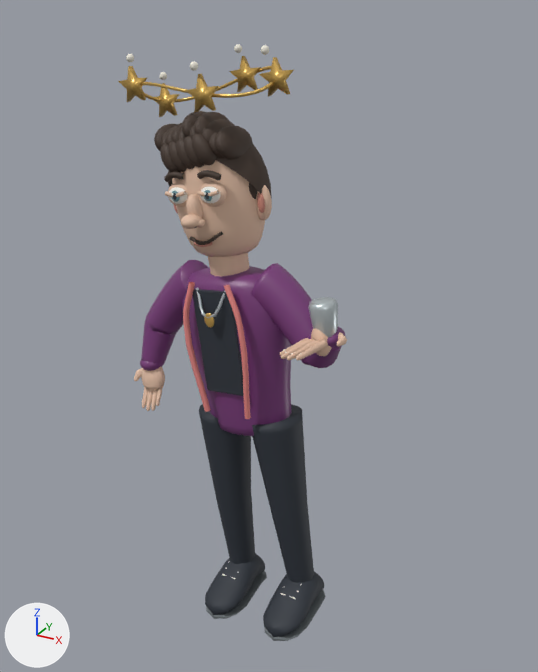
An edit to the glTF model game/public/assets/characters/trischli-warrior.glb, drawn before and after from the same camera.
Before and after are seen from a 50 mm lens placed at (2.13, -4.0, 4.21), pointed at (-0.04, -0.04, 2.23). Every picture has the same lights, and +X, +Y and +Z are marked at lower left. The older version comes first. Where no turn or scale is listed for an object, it has been applied to the vertices. Vertices at exactly the same position are counted once.

Script lines for the objects in view, before the commit:
```python
ob_trischli_warrior___separate_dizziness_vfx = bpy.data.objects.new('trischli-warrior / Separate dizziness VFX', me_cartoon_dizziness_orbit)
ob_trischli_warrior___separate_dizziness_vfx.location = (0.0, 0.0, -0.045)
ob_trischli_warrior___weighted_surfaces = bpy.data.objects.new('trischli-warrior / Weighted surfaces', me_left_continuous_trouser_hip_knee_ankle_004)
ob_trischli_warrior___weighted_surfaces.location = (0.0, 0.0, -0.045)
ob_trischli_warrior___weighted_surfaces.rotation_euler = (0.0, -0.14, -0.07)  # degrees (0, -8, -4)
```
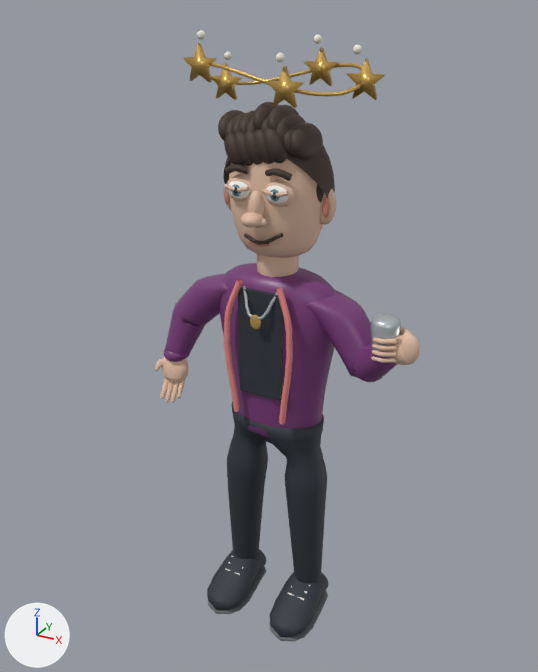
Where the newer file only moved an object's origin or applied its transform, the numbers keep the older frame.

What differs and where, as boxes [x1, y1, x2, y2] in the pictures (538 x 672 px; the box of a moved part takes in the faces that stretch with it):
'trischli-warrior / Weighted surfaces', reshaped, moved, turned: before [134, 111, 347, 641]; after [154, 102, 420, 641]
'trischli-warrior / Separate dizziness VFX', reshaped (15% wider, 7% taller): before [118, 44, 294, 117]; after [183, 30, 385, 108]
part 2 of me_left_continuous_trouser_hip_knee_ankle_004, added: after [372, 335, 402, 344]
part 3 of me_left_continuous_trouser_hip_knee_ankle_004, added: after [372, 344, 399, 351]
part 4 of me_left_continuous_trouser_hip_knee_ankle_004, added: after [399, 327, 413, 335]
part 5 of me_left_continuous_trouser_hip_knee_ankle_004, deleted: before [280, 338, 309, 356]
part 6 of me_left_continuous_trouser_hip_knee_ankle_004, moved or reshaped: before [160, 190, 347, 638]; after [194, 185, 420, 638]

Diff of the bpy script that builds the scene:
```diff
--- a/game/public/assets/characters/trischli-warrior.glb.py
+++ b/game/public/assets/characters/trischli-warrior.glb.py
@@ me_cartoon_dizziness_orbit @@
 # used by ob_trischli_warrior___separate_dizziness_vfx; location = (0.0, 0.0, -0.045)
-me_cartoon_dizziness_orbit.from_pydata(...)  # 2366 vertices, 4692 faces; spans x -1.101..0.101, y -0.264..0.31, z 3.589..4.065
+me_cartoon_dizziness_orbit.from_pydata(...)  # 2366 vertices, 4692 faces; spans x -0.546..0.649, y -0.293..0.271, z 3.74..4.142
+# me_cartoon_dizziness_orbit part 1: the whole mesh is multiplied about its middle by the matrix ((0.988, -0.069, 0.14), (0.07, 0.998, 0.0), (-0.139, 0.01, 0.99)), then moved by (0.538, -0.035, 0.077)
 me_cartoon_dizziness_orbit.materials.append(mat_satin_academic_gold)
@@ me_left_continuous_trouser_hip_knee_ankle_004 @@
 # used by ob_trischli_warrior___weighted_surfaces; location = (0.0, 0.0, -0.045); rotation_euler = (0.0, -0.14, -0.07), in degrees (0, -8, -4)
-me_left_continuous_trouser_hip_knee_ankle_004.from_pydata(...)  # 14688 vertices, 28820 faces; spans x -0.88..0.96, y -0.58..0.28, z 0.07..3.72
+me_left_continuous_trouser_hip_knee_ankle_004.from_pydata(...)  # 14427 vertices, 28314 faces; spans x -0.88..1.03, y -0.43..0.28, z 0.07..3.72
+# me_left_continuous_trouser_hip_knee_ankle_004 part 2: a new loose piece of 190 vertices spanning x 0.78..0.94, y -0.33..-0.21, z 2.47..2.51, in mat_soft_peach_skin (beige #e5c0a8)
+# me_left_continuous_trouser_hip_knee_ankle_004 part 3: a new loose piece of 190 vertices spanning x 0.78..0.94, y -0.33..-0.21, z 2.43..2.47, in mat_soft_peach_skin (beige #e5c0a8)
+# me_left_continuous_trouser_hip_knee_ankle_004 part 4: a new loose piece of 180 vertices spanning x 0.78..0.98, y -0.23..-0.11, z 2.46..2.53, in mat_soft_peach_skin (beige #e5c0a8)
+# me_left_continuous_trouser_hip_knee_ankle_004 part 5: the loose piece of 160 vertices spanning x 0.68..0.75, y -0.53..-0.29, z 2.34..2.38 is deleted
+# me_left_continuous_trouser_hip_knee_ankle_004 part 6: 775 vertices moved from x -0.58..0.96, y -0.43..0.19, z 0.1..3.57 to x -0.58..0.96, y -0.43..0.22, z 0.1..3.57; 1070 vertices removed from x -0.41..0.96, y -0.58..0.2, z 0.09..3.57; 993 vertices added at x -0.38..1.03, y -0.43..0.21, z 0.09..3.57
+# other edits to the shape of me_left_continuous_trouser_hip_knee_ankle_004 do not show in these pictures
 me_left_continuous_trouser_hip_knee_ankle_004.materials.append(mat_ink_charcoal)
@@ ob_trischli_warrior___weighted_surfaces @@
 ob_trischli_warrior___weighted_surfaces = bpy.data.objects.new('trischli-warrior / Weighted surfaces', me_left_continuous_trouser_hip_knee_ankle_004)
-ob_trischli_warrior___weighted_surfaces.location = (0.0, 0.0, -0.045)
-ob_trischli_warrior___weighted_surfaces.rotation_euler = (0.0, -0.14, -0.07)  # degrees (0, -8, -4)
+ob_trischli_warrior___weighted_surfaces.location = (0.0, 0.0, 0.0)
```
